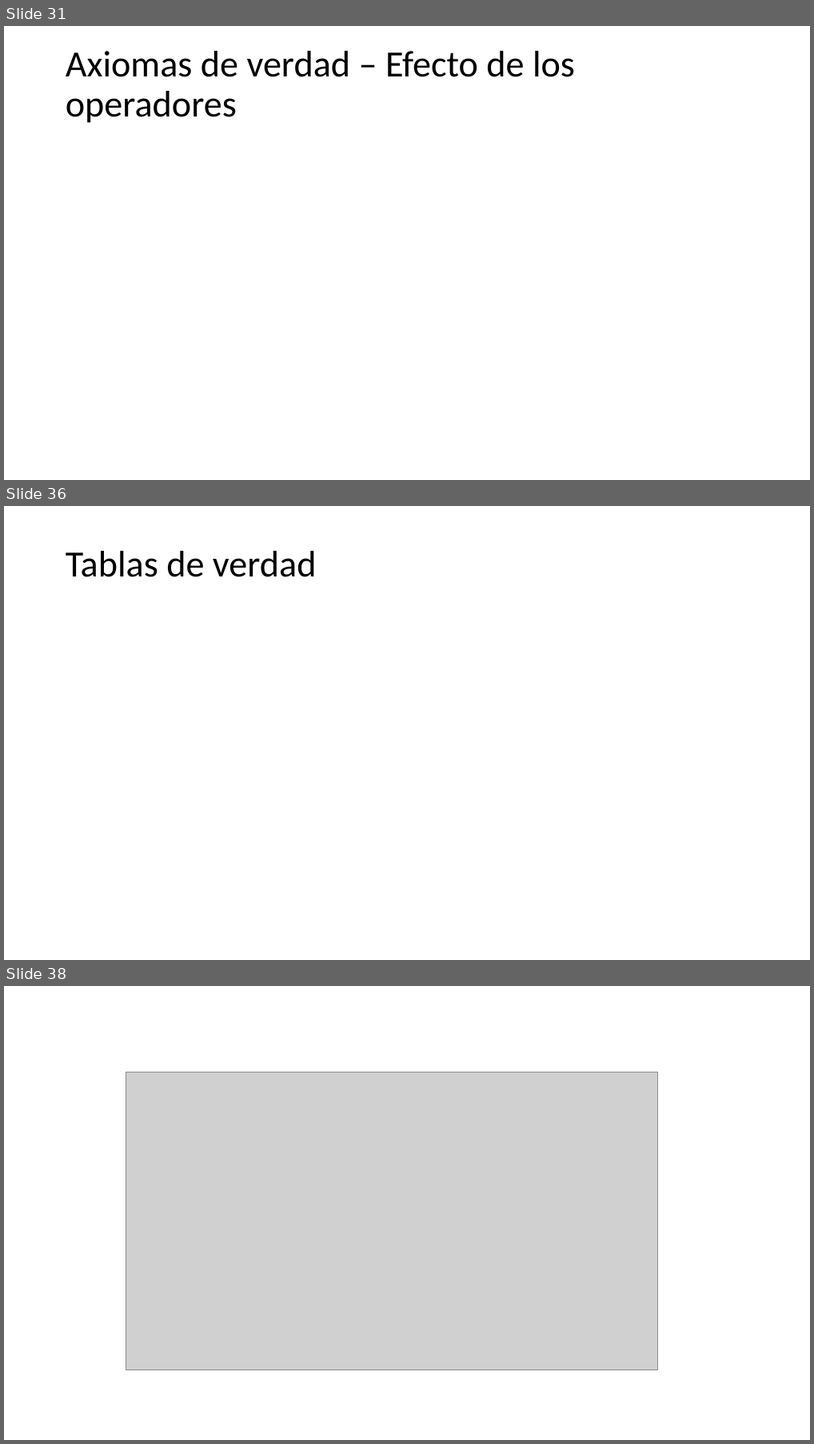
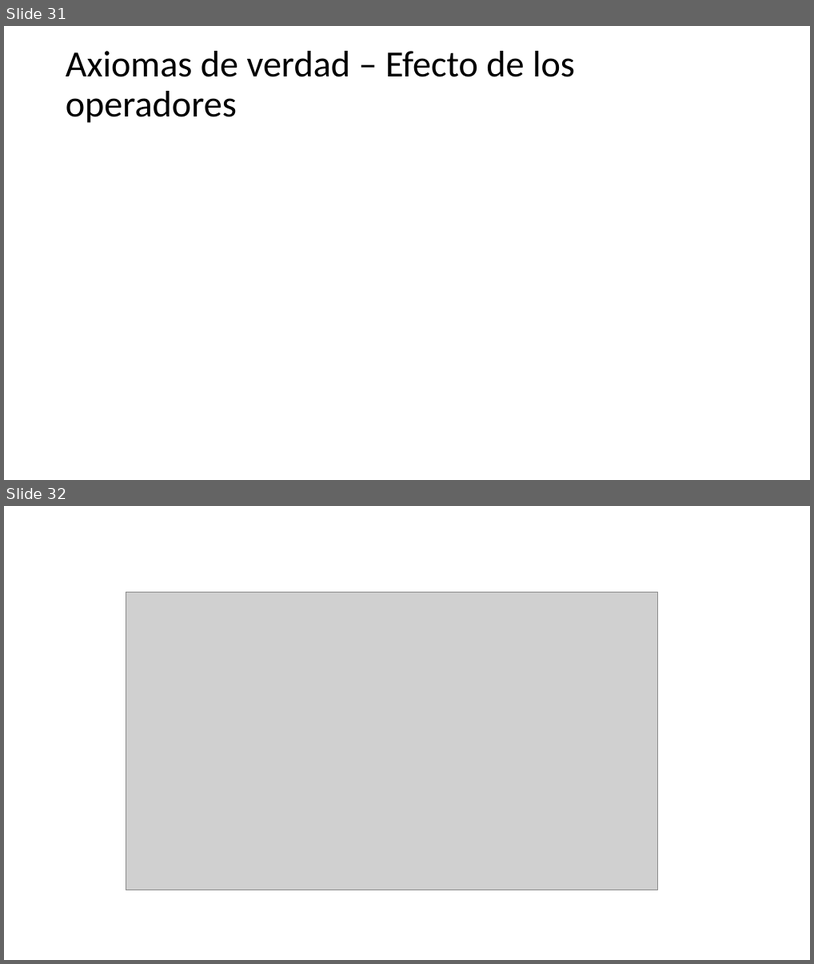
Before and after one commit to discretas1-udea/apuntes_clases, a slide deck: 2026-1/clase_03/apuntes_clase3.pptx. Shown one above the other, each under a label of ours: slides 31, 36 and 38 before the commit, slides 31 and 32 after it; the slides between them are not shown. The pictures are 814x1444 and 814x964 pixels, drawn with LibreOffice and Linux fonts; fonts in the diff are those of the drawing; grey boxes stand for pictures. Boxes give left, top, right and bottom in pixels: in the first picture for what was removed or moved away, otherwise in the second. Text is boxed around its words. In the diff, an @@ line names an element or a change of style, - is before the commit and + after.

```diff
--- a/2026-1/clase_03/apuntes_clase3.pptx
+++ b/2026-1/clase_03/apuntes_clase3.pptx
@@ slide 36 removed at [4,506,810,960], background #FFFFFF @@
@@ title removed at [66,551,317,577] @@
-Tablas de verdad
@@ what was slide 38 is now slide 32 @@
```
Also in this commit, not shown: 5 other slides removed, 10 other files.
